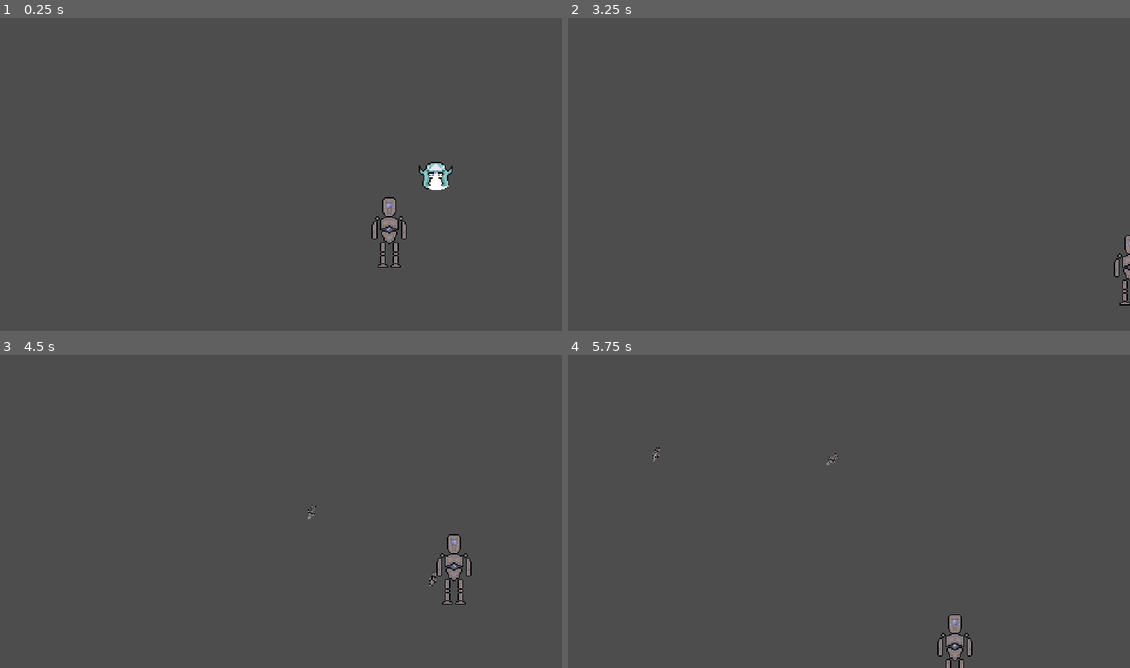
Above: before the commit, frames 1-4 (two rows, left to right).
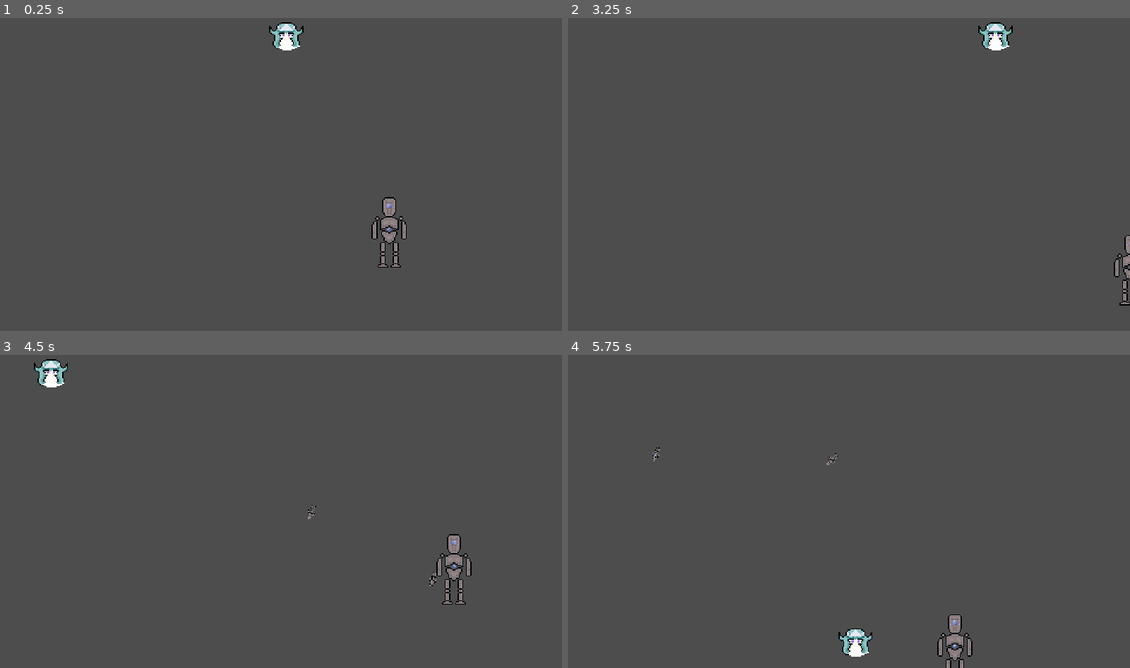
Above: after the commit, the same moments.

Repository: DIceEvYo/LeftToProtect
Game: Godot game, scene res://Levels/ghost_level.tscn
Same seed, same stepped clock (60 frames per second), same inputs: the game is played once before the commit and once after it. This scene is started directly instead of the project's main scene.
Inputs (mouse positions are in pixels of both pictures, inside the frame that each line leads up to):
- Up to frame 1 (0.25 s): no input
- Up to frame 2 (3.25 s): move the mouse to (972, 155) at 0.52 s; hold Right (right) 0.53-1.28 s; tap Space (shoot) every 0.75 s from 0.6 to 2.85 s; move the mouse to (736, 187) at 1.27 s; hold Down (down) 1.28-2.03 s; move the mouse to (905, 102) at 2.02 s; hold Right (right) 2.03-2.78 s; move the mouse to (820, 237) at 2.77 s; hold Up (up) from 2.78 s (still down)
- Up to frame 3 (4.5 s): move the mouse to (449, 558) at 3.52 s; release Up (up) at 3.53 s; hold Left (left) from 3.53 s (still down); tap Space (shoot) at 3.6, 4.35 s; move the mouse to (112, 461) at 4.27 s
- Up to frame 4 (5.75 s): move the mouse to (877, 508) at 5.02 s; release Left (left) at 5.03 s; hold Down (down) from 5.03 s (still down); tap Space (shoot) at 5.1 s

The runs differ from the first frame. In frame 1, 0.8% of the frame differs, in the area x 47-81%, y 1-55%; in frame 2, 0.4%; in frame 3, 0.4%; in frame 4, 0.4%.
Error before the commit: Attempt to call function 'start' in base 'null instance' on a null instance. (res://Ghost/Scripts/Ghost.gd:113)

Commit message:
Prepping for bullet patterns

Diff:
--- a/Ghost/Scripts/Ghost.gd
+++ b/Ghost/Scripts/Ghost.gd
@@ -101,7 +101,7 @@
 	#Fourth Attack
 	speed = 0
 	await wait_for_timer(.25)
-	#Move up (before main set)
+	#Move up (before main set) As the ghost moves up, display attack illustration
 	speed = 200
 	custom_dir((3*PI)/2)
 	await wait_for_timer(.5)
@@ -138,3 +138,11 @@
 	gbullet.position = position
 	gbullet.dir = (Vector2(0, 1)).normalized()
 	get_parent().add_child(gbullet)
+
+func umbrellaShot():
+	pass
+
+func uShotLeft1():
+	var gbullet = GhostBullet.instantiate()
+	gbullet.position.y = position.y
+	gbullet.position.x = position.x - 10
--- a/Levels/ghost_level.tscn
+++ b/Levels/ghost_level.tscn
@@ -26,7 +26,7 @@
 position = Vector2(333, 206)
 
 [node name="Ghost" type="RigidBody2D" parent="."]
-position = Vector2(242, 138)
+position = Vector2(245, 19)
 collision_mask = 0
 gravity_scale = 0.0
 script = ExtResource("2_6m41i")
@@ -44,13 +44,20 @@
 [node name="Timer2" type="Timer" parent="Ghost"]
 wait_time = 0.1
 
-[node name="GhostBullet" parent="." instance=ExtResource("4_3nfw1")]
+[node name="WaitTimer" type="Timer" parent="Ghost"]
+wait_time = 0.5
+
+[node name="BackgroundMusic" type="AudioStreamPlayer2D" parent="Ghost"]
+position = Vector2(-245, -19)
+stream = ExtResource("5_80er0")
+
+[node name="StaticGhostBullet" parent="." instance=ExtResource("4_3nfw1")]
 visible = false
 
-[node name="AudioStreamPlayer2D" type="AudioStreamPlayer2D" parent="."]
-stream = ExtResource("5_80er0")
-autoplay = true
+[node name="DynamicGhostBullet2" parent="." instance=ExtResource("4_3nfw1")]
+visible = false
 
 [connection signal="body_entered" from="Ghost" to="Ghost" method="_on_body_entered"]
 [connection signal="timeout" from="Ghost/Timer" to="Ghost" method="_on_timer_timeout"]
 [connection signal="timeout" from="Ghost/Timer2" to="Ghost" method="_on_timer_2_timeout"]
+[connection signal="timeout" from="Ghost/WaitTimer" to="Ghost" method="_on_timer_3_timeout"]
--- a/project.godot
+++ b/project.godot
@@ -12,7 +12,7 @@
 
 config/name="LeftToProtect"
 run/main_scene="res://node_2d.tscn"
-config/features=PackedStringArray("4.3", "GL Compatibility")
+config/features=PackedStringArray("4.2", "GL Compatibility")
 config/icon="res://icon.svg"
 
 [display]
@@ -27,31 +27,31 @@
 
 up={
 "deadzone": 0.5,
-"events": [Object(InputEventKey,"resource_local_to_scene":fa …(175 unchanged characters)… ode":4194320,"key_label":0,"unicode":0,"location":0,"echo":false,"script":null)
-, Object(InputEventKey,"resource_local_to_scene":false,"reso …(163 unchanged characters)… eycode":87,"key_label":0,"unicode":119,"location":0,"echo":false,"script":null)
+"events": [Object(InputEventKey,"resource_local_to_scene":fa …(175 unchanged characters)… ode":4194320,"key_label":0,"unicode":0,"echo":false,"script":null)
+, Object(InputEventKey,"resource_local_to_scene":false,"reso …(163 unchanged characters)… eycode":87,"key_label":0,"unicode":119,"echo":false,"script":null)
 ]
 }
 down={
 "deadzone": 0.5,
-"events": [Object(InputEventKey,"resource_local_to_scene":fa …(175 unchanged characters)… ode":4194322,"key_label":0,"unicode":0,"location":0,"echo":false,"script":null)
-, Object(InputEventKey,"resource_local_to_scene":false,"reso …(163 unchanged characters)… eycode":83,"key_label":0,"unicode":115,"location":0,"echo":false,"script":null)
+"events": [Object(InputEventKey,"resource_local_to_scene":fa …(175 unchanged characters)… ode":4194322,"key_label":0,"unicode":0,"echo":false,"script":null)
+, Object(InputEventKey,"resource_local_to_scene":false,"reso …(163 unchanged characters)… eycode":83,"key_label":0,"unicode":115,"echo":false,"script":null)
 ]
 }
 left={
 "deadzone": 0.5,
-"events": [Object(InputEventKey,"resource_local_to_scene":fa …(175 unchanged characters)… ode":4194319,"key_label":0,"unicode":0,"location":0,"echo":false,"script":null)
-, Object(InputEventKey,"resource_local_to_scene":false,"reso …(162 unchanged characters)… keycode":65,"key_label":0,"unicode":97,"location":0,"echo":false,"script":null)
+"events": [Object(InputEventKey,"resource_local_to_scene":fa …(175 unchanged characters)… ode":4194319,"key_label":0,"unicode":0,"echo":false,"script":null)
+, Object(InputEventKey,"resource_local_to_scene":false,"reso …(162 unchanged characters)… keycode":65,"key_label":0,"unicode":97,"echo":false,"script":null)
 ]
 }
 right={
 "deadzone": 0.5,
-"events": [Object(InputEventKey,"resource_local_to_scene":fa …(175 unchanged characters)… ode":4194321,"key_label":0,"unicode":0,"location":0,"echo":false,"script":null)
-, Object(InputEventKey,"resource_local_to_scene":false,"reso …(163 unchanged characters)… eycode":68,"key_label":0,"unicode":100,"location":0,"echo":false,"script":null)
+"events": [Object(InputEventKey,"resource_local_to_scene":fa …(175 unchanged characters)… ode":4194321,"key_label":0,"unicode":0,"echo":false,"script":null)
+, Object(InputEventKey,"resource_local_to_scene":false,"reso …(163 unchanged characters)… eycode":68,"key_label":0,"unicode":100,"echo":false,"script":null)
 ]
 }
 shoot={
 "deadzone": 0.5,
-"events": [Object(InputEventKey,"resource_local_to_scene":fa …(171 unchanged characters)… keycode":32,"key_label":0,"unicode":32,"location":0,"echo":false,"script":null)
+"events": [Object(InputEventKey,"resource_local_to_scene":fa …(171 unchanged characters)… keycode":32,"key_label":0,"unicode":32,"echo":false,"script":null)
 ]
 }
 
Not shown: 1 places in node_2d.tscn that only renumber resources
